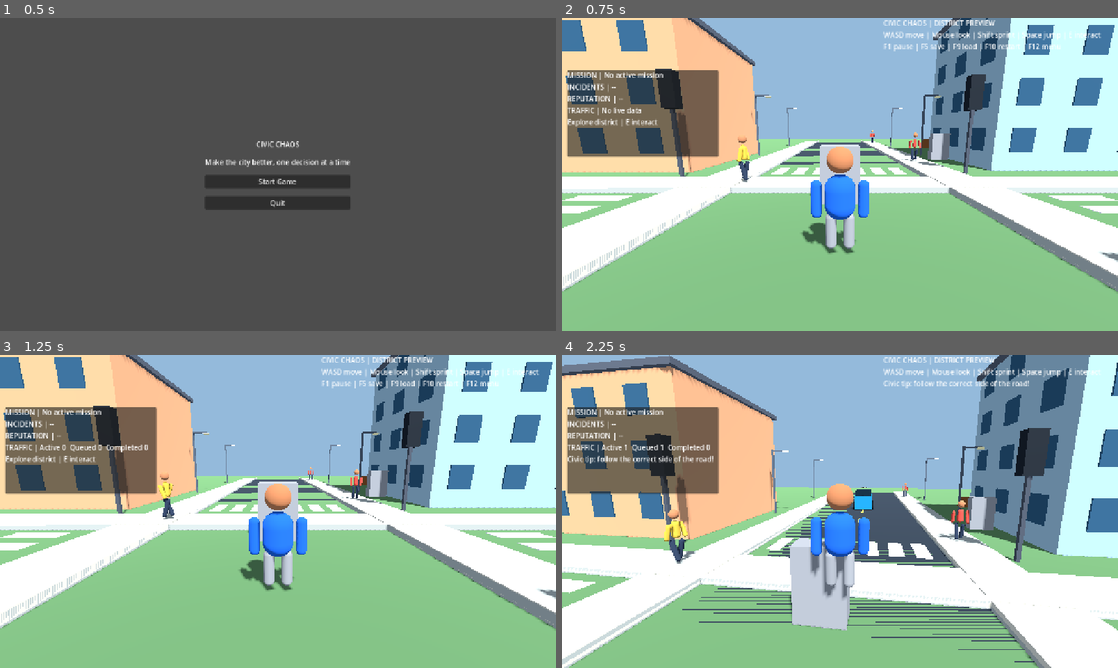
Above: before the commit, frames 1-4 (two rows, left to right).
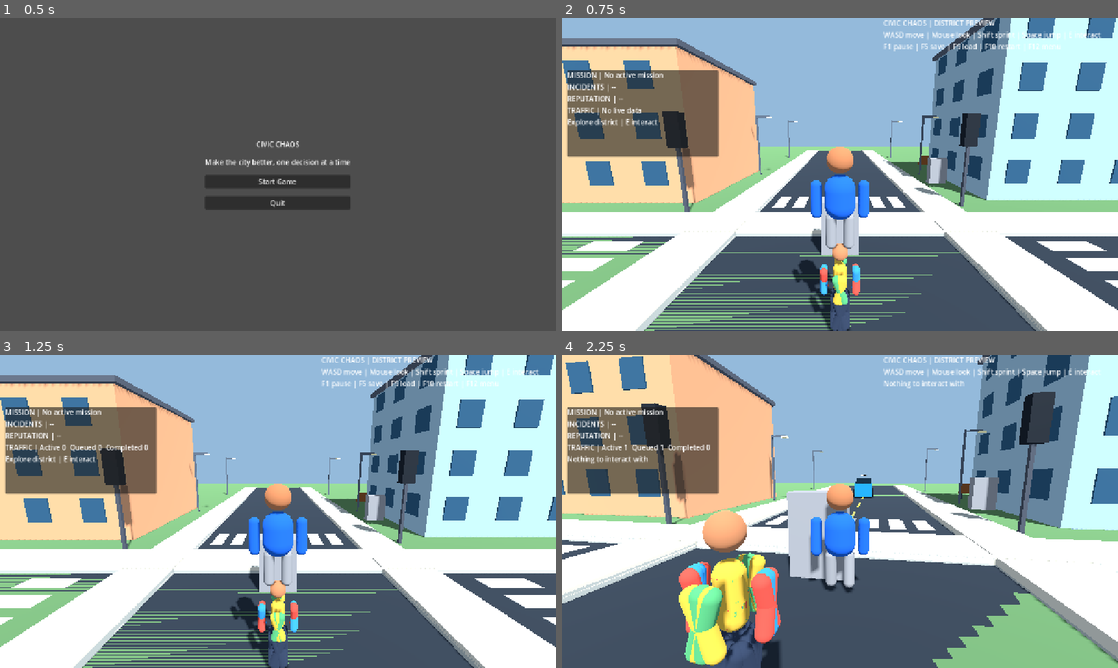
Above: after the commit, the same moments.

Repository: gauravprajapat-23/civic-chaos
Game: Godot game, scene res://scenes/core/menu.tscn
The game is run twice, just before and just after one commit, with the same random seed, the same clock (stepped at 60 frames per second) and the same inputs.
Inputs (mouse positions are in pixels of both pictures, inside the frame that each line leads up to):
- Up to frame 1 (0.5 s): no input
- Up to frame 2 (0.75 s): click "Start Game" at 0.5 s
- Up to frame 3 (1.25 s): no input
- Up to frame 4 (2.25 s): tap Enter at 1.25 s; move the mouse to (867, 511) at 1.27 s; hold E (interact) 1.28-2.03 s; hold W (move_forward) from 1.28 s (still down); tap Space (jump) at 1.52 s; move the mouse to (812, 511) at 2.02 s; tap Shift (sprint) at 2.1 s

Frame 1 is identical in both runs. In frame 2, 57% of the frame differs, in the area x 0-100%, y 0-100%; in frame 3, 57%; in frame 4, 54%.

Commit message:
fix(physics): give walking pedestrians animated collision capsules

Diff:
--- a/scripts/npc/district_pedestrians.gd
+++ b/scripts/npc/district_pedestrians.gd
@@ -25,7 +25,18 @@
         Color(0.82, 0.66, 0.23)
     ]
     for index in range(pedestrian_count):
-        var walker := Node3D.new()
+        var walker := AnimatableBody3D.new()
+        walker.collision_layer = 8
+        walker.collision_mask = 0
+        walker.sync_to_physics = true
+        var collider := CollisionShape3D.new()
+        collider.name = "BodyCollision"
+        var capsule := CapsuleShape3D.new()
+        capsule.radius = 0.32
+        capsule.height = 1.75
+        collider.shape = capsule
+        collider.position.y = 0.87
+        walker.add_child(collider)
         walker.name = "Pedestrian_%02d" % index
         add_child(walker)
         var color: Color = shirt_colors[index % shirt_colors.size()]
